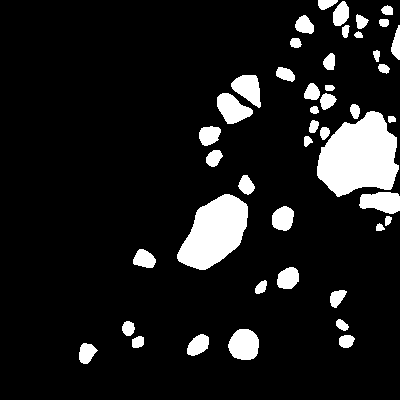
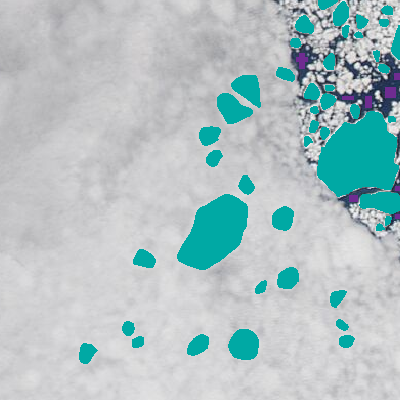
Two versions of the same layered image (400 x 400). Layer-by-layer changes:
added layer "water samples" (2nd of 2) above "ice floes" over [296, 53, 400, 219]
hid "ice floes" (1st of 2) over [0, 0, 400, 400]
